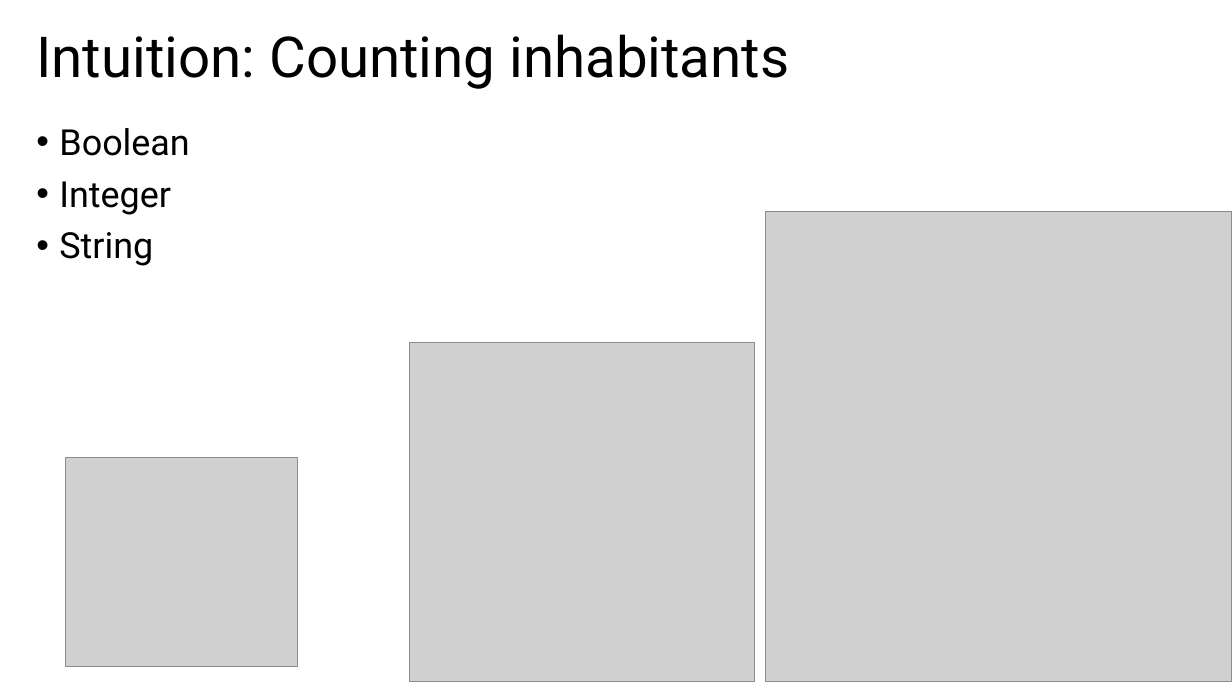
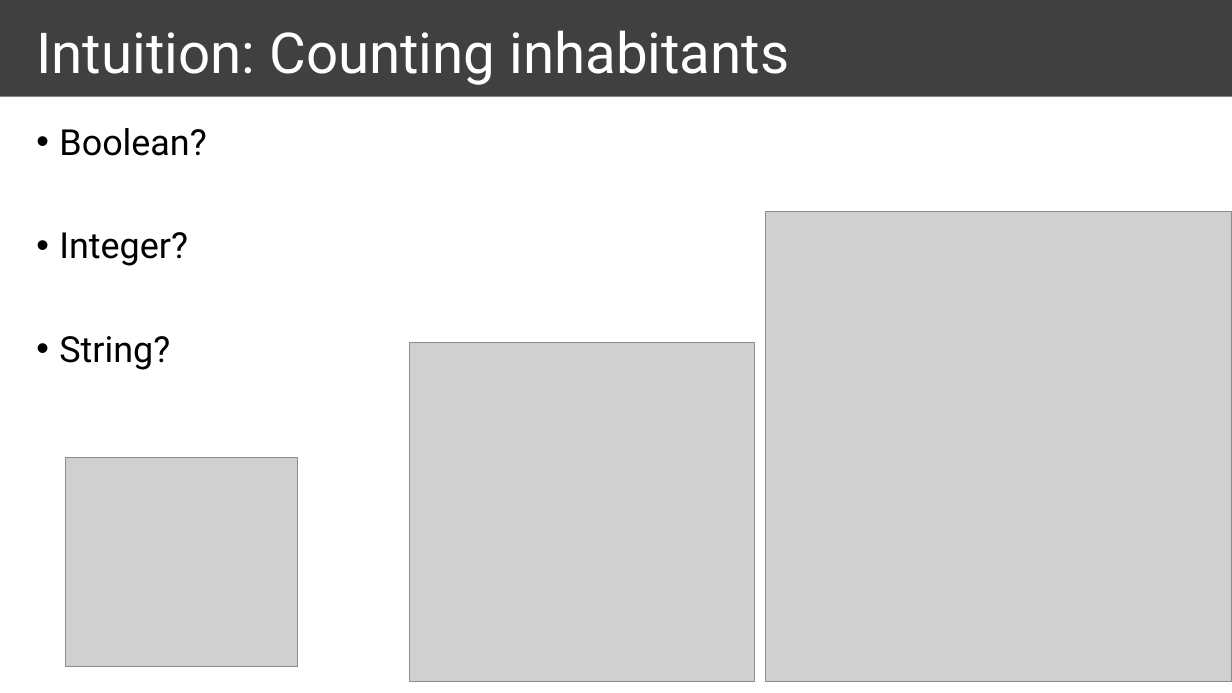
Before and after one commit to ymekesser/a-type-of-magic-presentation, a slide deck: slide 8 of a-type-of-magic.pptx. Drawn at 1232x693 pixels with LibreOffice and Linux fonts; fonts in the diff are those of the drawing; grey boxes stand for pictures. Boxes give left, top, right and bottom in pixels: in the first picture for what was removed or moved away, otherwise in the second. Text is boxed around its words. In the diff, an @@ line names an element or a change of style, - is before the commit and + after.

```diff
--- a/a-type-of-magic.pptx
+++ b/a-type-of-magic.pptx
@@ rectangle added at (0,0,1232,97), fill #404040 @@
@@ title "Intuition: Counting inhabitants" at (36,30,790,85): text colour #000000 to #FFFFFF @@
@@ text at (59,128,206,370): text changed @@
-• Boolean
-• Integer
-• String
+• Boolean?
+• Integer?
+• String?
```
Also in this commit, not shown: 18 other slides changed.
